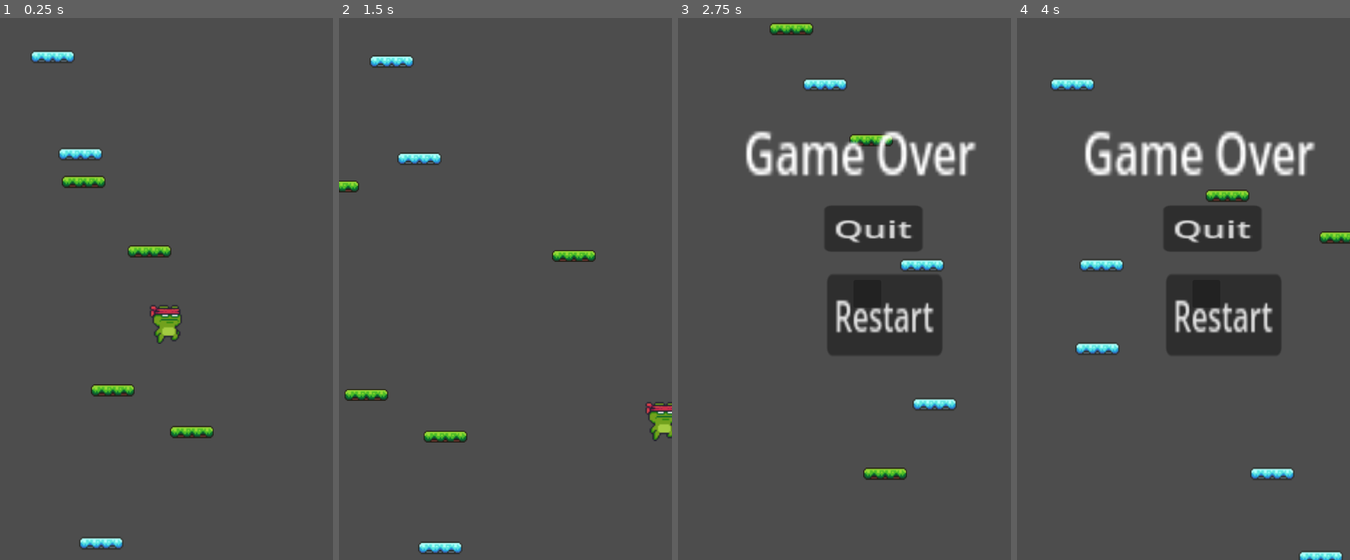
Above: before the commit, frames 1-4 (left to right).
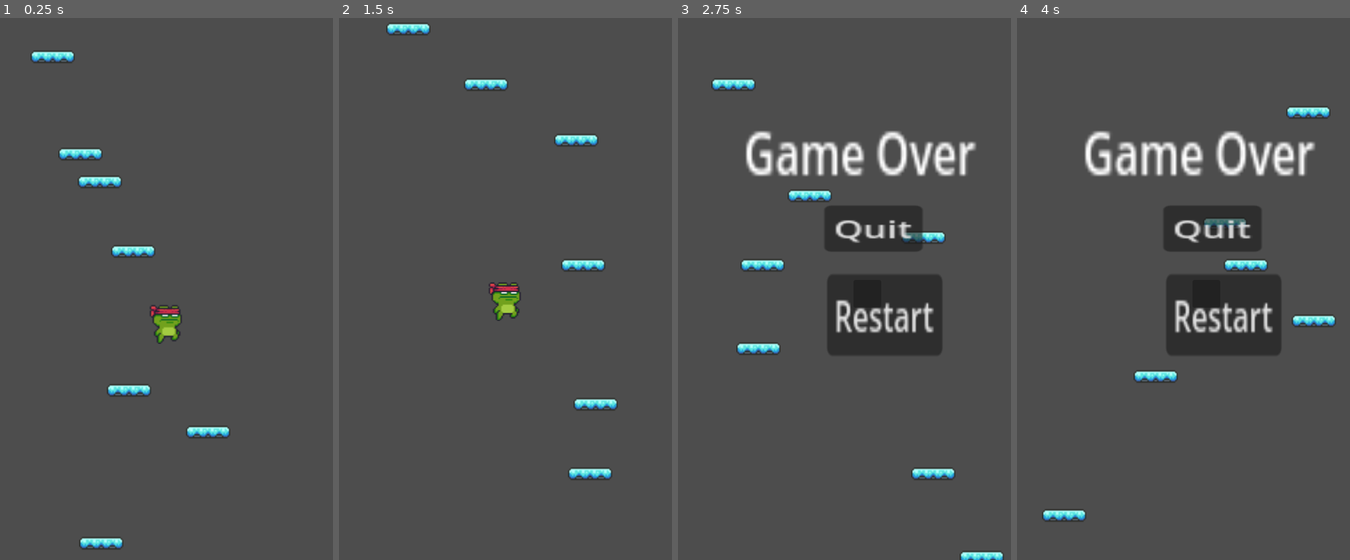
Above: after the commit, the same moments.

Repository: stefko-jam/Game_Jam
Game: Godot game, scene res://scenes/game.tscn
Two runs of this game, one before a commit and one after it. Both use one fixed random seed, a clock stepped at 60 frames per second and the inputs below.
Inputs (mouse positions are in pixels of both pictures, inside the frame that each line leads up to):
- Up to frame 1 (0.25 s): no input
- Up to frame 2 (1.5 s): hold D (right) 0.53-1.25 s; click (545, 316) at 1.25 s, where only the run after the commit has a clickable "Restart"
- Up to frame 3 (2.75 s): click "Restart" at 2 s
- Up to frame 4 (4 s): click "Restart" at 2.75 s; hold D (right) from 3.53 s (still down)

The runs differ from the first frame. In frame 1, 1.5% of the frame differs, in the area x 18-70%, y 29-78%; in frame 2, 4.3%, in the area x 0-100%, y 0-99%; in frame 3, 3.5%; in frame 4, 3.3%.

Commit message:
Create moving tiles only after 5 seconds

Diff:
--- a/scripts/platform_manager.gd
+++ b/scripts/platform_manager.gd
@@ -4,10 +4,14 @@
 var highestPlatformPostiion = 200;
 var maxDiff = 200;
 var createPlatform = false;
+var createMovingTiles = false;
 
 # LIFECYCLE HOOKS
 func _ready():
 	initializePlatforms()
+	await get_tree().create_timer(5.0).timeout
+	createMovingTiles = true;
+
 
 func _process(delta: float) -> void:
 	updateHighestPlayerPosition()
@@ -28,9 +32,7 @@
 	return abs(highestPlatformPostiion) - abs(highestPlayerPosition) < maxDiff
 
 func generatePlatform(x: int, y: int) -> Node:
-	print()
-
-	var sceneType = randi_range(0, 1)
+	var sceneType = randi_range(0, 1 if createMovingTiles else 0)
 	var platformBase = preload("res://scenes/platform.tscn")
 	var platformMoving = preload("res://scenes/platform_moving.tscn")
 	var platform;
